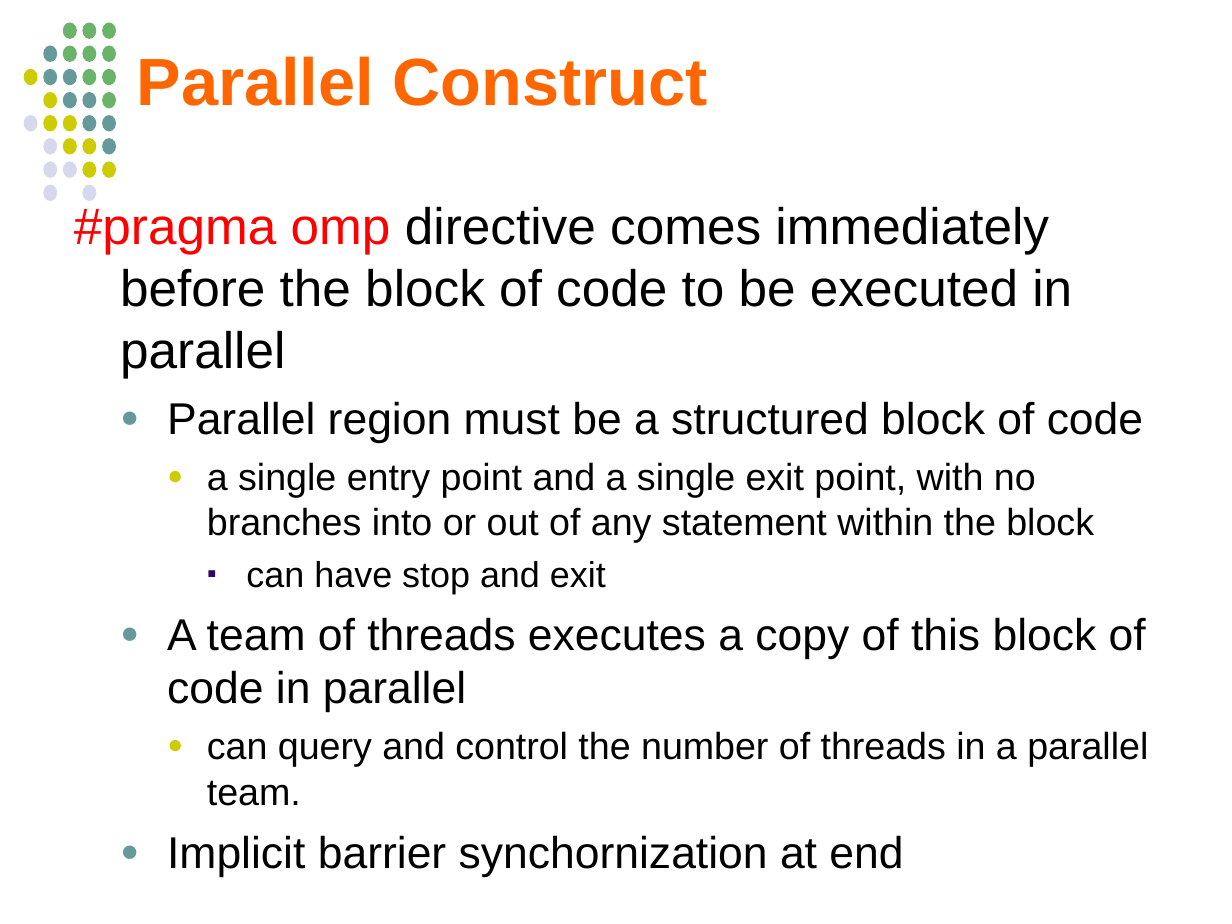
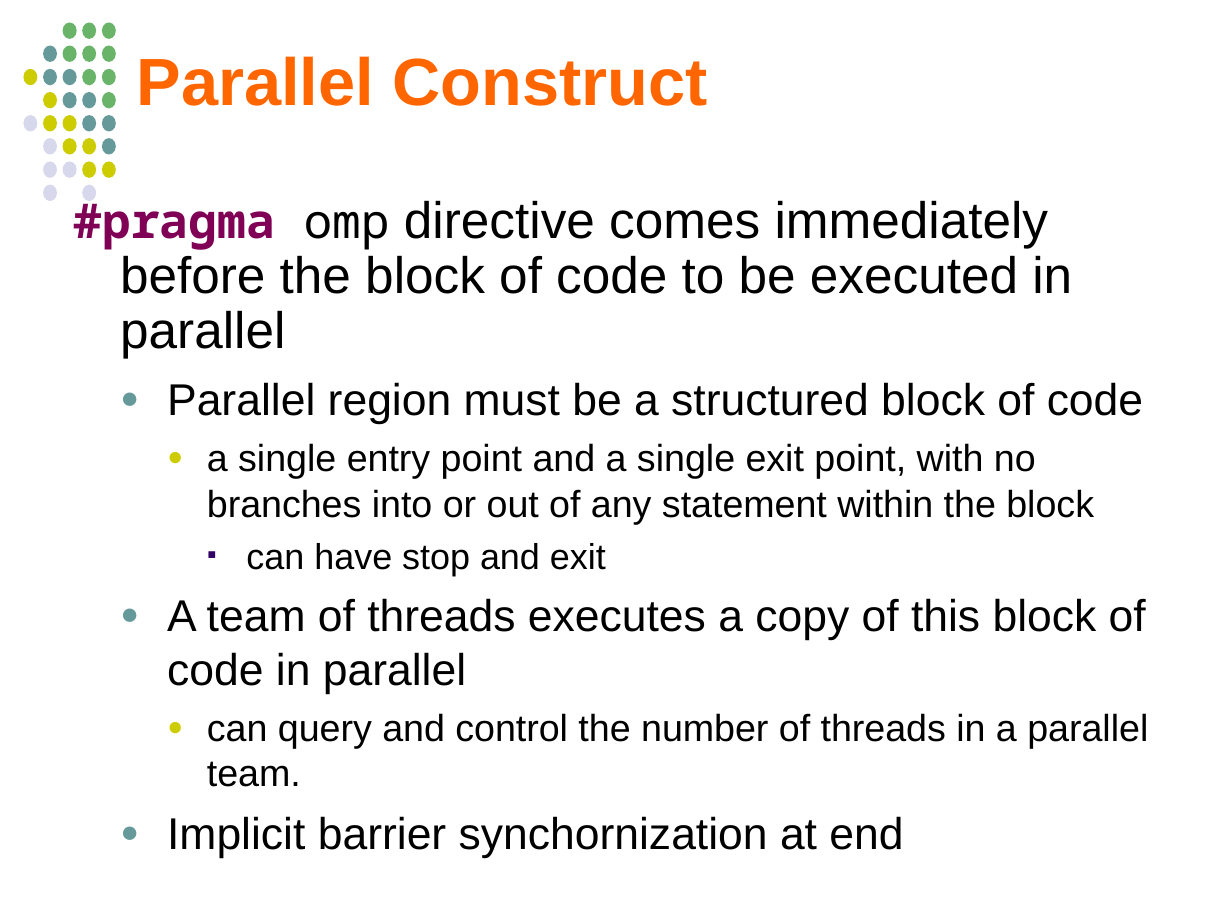
Before and after one commit to jablub/chpc_omp, a slide deck: slide 74 of OpenMP_MKuttel_CHPCWinterSchool2012.odp (slide 75 before the commit). Drawn at 1232x924 pixels with LibreOffice and Linux fonts; fonts in the diff are those of the drawing. Boxes give left, top, right and bottom in pixels: in the first picture for what was removed or moved away, otherwise in the second. Text is boxed around its words. In the diff, an @@ line names an element or a change of style, - is before the commit and + after.

```diff
--- a/OpenMP_MKuttel_CHPCWinterSchool2012.odp
+++ b/OpenMP_MKuttel_CHPCWinterSchool2012.odp
@@ text at (74, 200, 1072, 358): size 30 to 28 pt, font Arial to Noto Sans Mono in "#pragma omp"; text colour #FF0000 to #7F0055, bold on in "#pragma"; text colour #FF0000 to #000000 in "omp"; line spacing 1 to 0.9 @@
```
Also in this commit, not shown: 89 other slides changed, 6 slides added, 38 slides removed.
